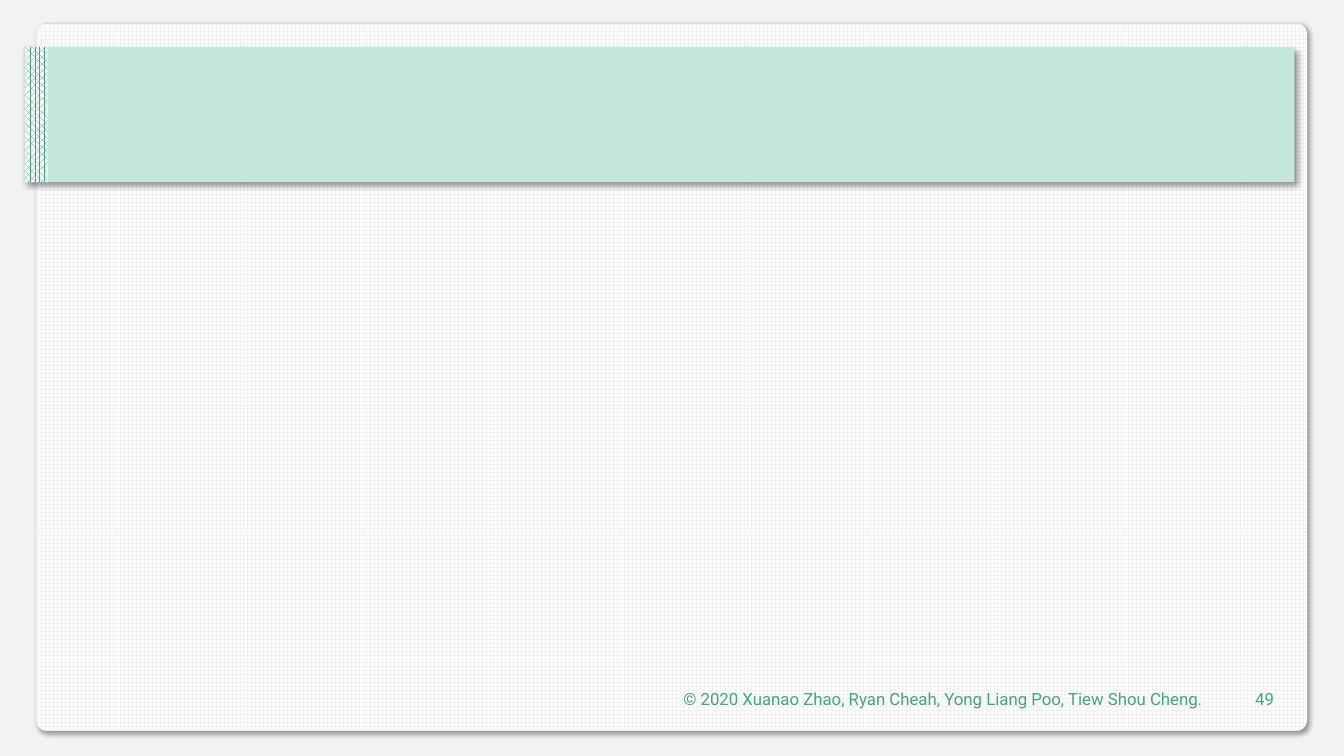
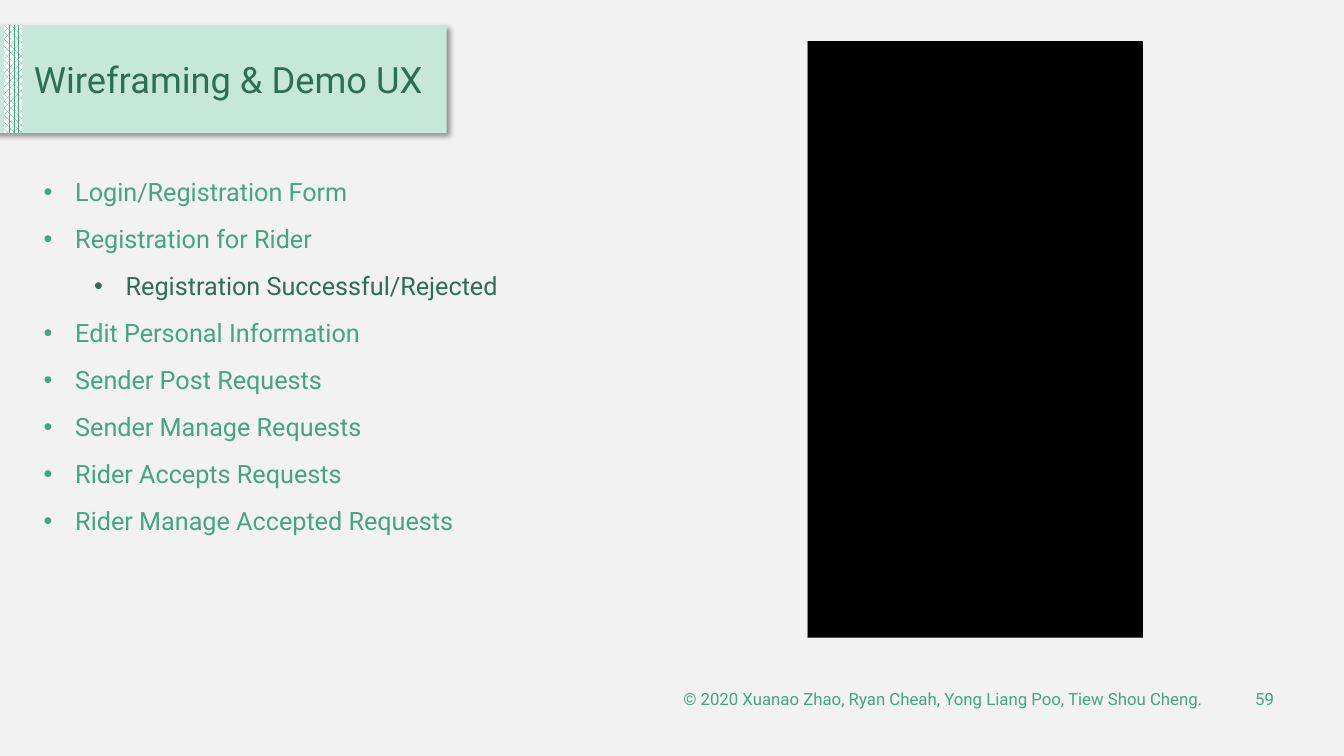
Before and after one commit to DIT202003G1/SAD-Assignment, a slide deck: slide 59 of Presentaion.pptx (slide 49 before the commit). Drawn at 1344x756 pixels with LibreOffice and Linux fonts; fonts in the diff are those of the drawing. Boxes give left, top, right and bottom in pixels: in the first picture for what was removed or moved away, otherwise in the second. Text is boxed around its words. In the diff, an @@ line names an element or a change of style, - is before the commit and + after.

Commit message:
add ui demo not done yet

```diff
--- a/Presentaion.pptx
+++ b/Presentaion.pptx
@@ rectangle added at (x1=0, y1=25, x2=447, y2=133), fill #C6E8DB @@
@@ rectangle resized from (x1=25, y1=47, x2=48, y2=182) to (x1=4, y1=25, x2=22, y2=133) @@
@@ rounded rectangle removed at (x1=36, y1=23, x2=1308, y2=730) @@
@@ rectangle removed at (x1=24, y1=47, x2=1296, y2=182) @@
@@ rectangle added at (x1=472, y1=41, x2=808, y2=638), fill #F2F2F2 @@
@@ rectangle added at (x1=808, y1=41, x2=1143, y2=638), fill #000000 @@
@@ rectangle added at (x1=1142, y1=41, x2=1344, y2=638), fill #F2F2F2 @@
@@ text added at (x1=34, y1=65, x2=422, y2=101), 25.9 pt, text #2D6F55 @@
+Wireframing & Demo UX
@@ text added at (x1=75, y1=183, x2=498, y2=536), 18 pt, text #43A680 @@
+• Login/Registration Form
+• Registration for Rider
+  • Registration Successful/Rejected
+• Edit Personal Information
+• Sender Post Requests
+• Sender Manage Requests
+• Rider Accepts Requests
+• Rider Manage Accepted Requests
@@ rectangle added at (x1=735, y1=637, x2=1199, y2=756), fill #F2F2F2 @@
@@ page number at (x1=1255, y1=693, x2=1274, y2=705): text changed @@
-49
+59
```
Also in this commit, not shown: 36 other slides changed, 19 slides added, 1 slide removed.
